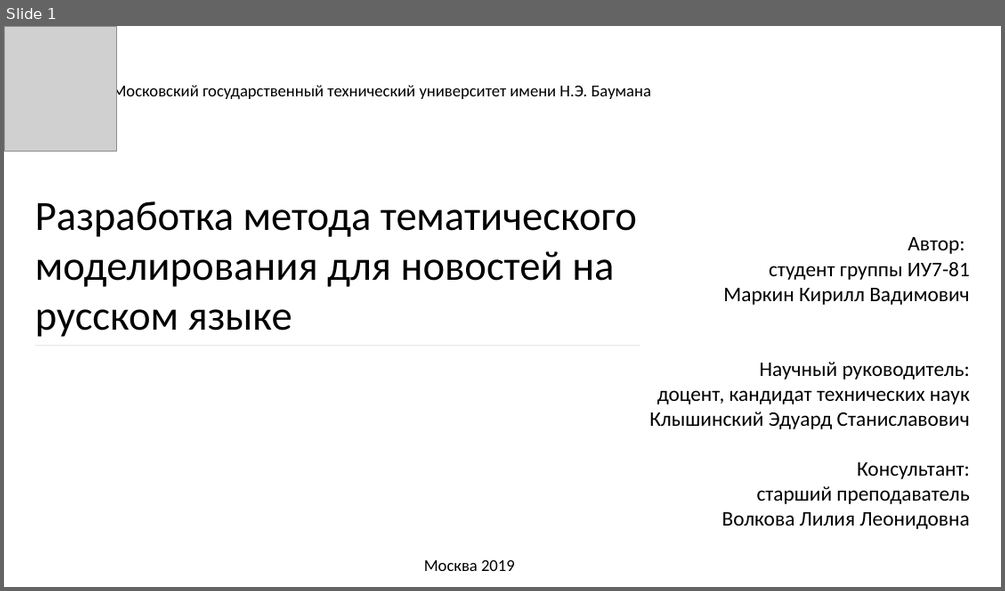
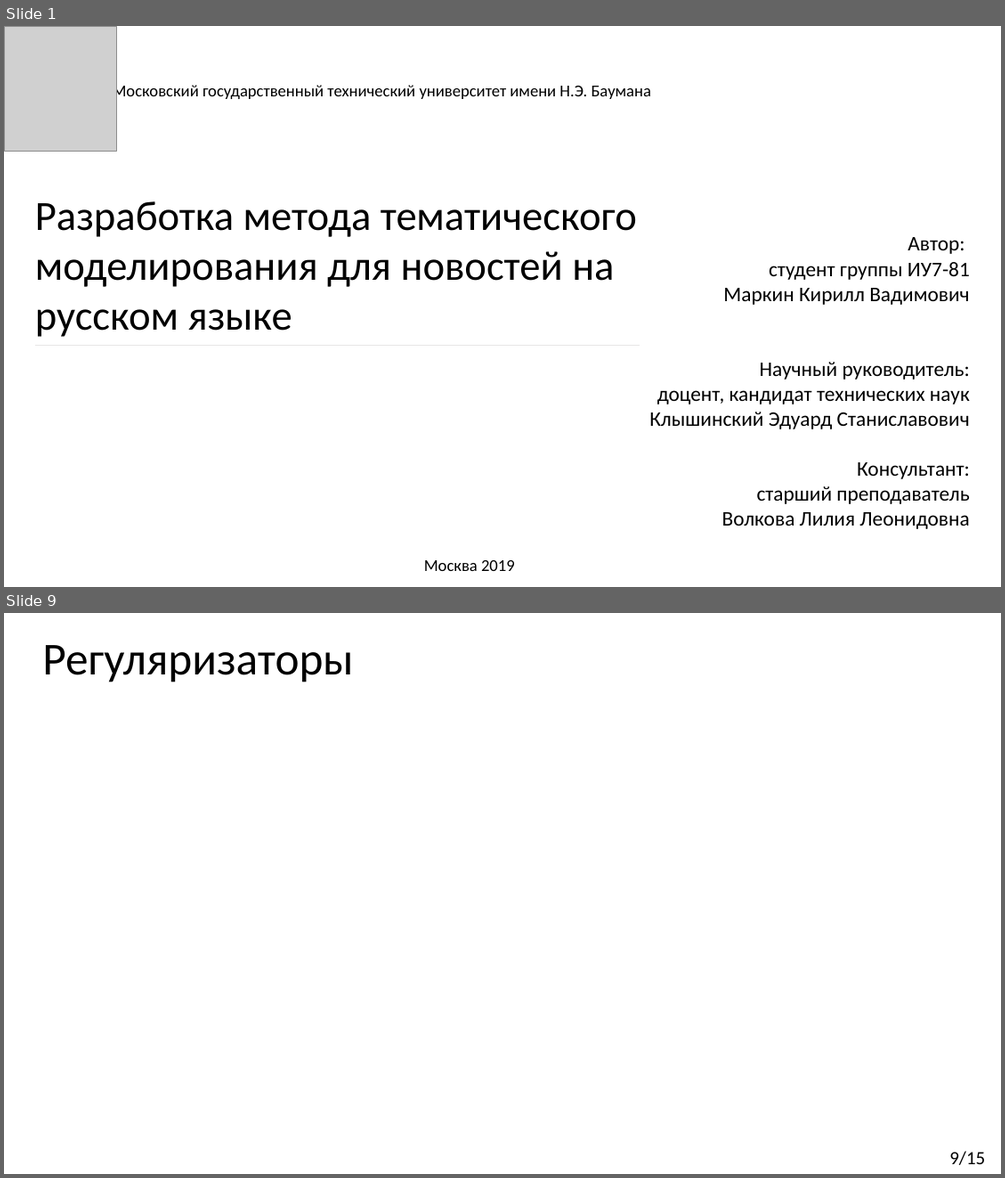
Before and after one commit to Kirmark/bachelor-qualification-work, a slide deck: presentation/presentation.pptx. Shown one above the other, each under a label of ours: slide 1 before the commit, slides 1 and 9 after it; the slides between them are not shown. The pictures are 1005x591 and 1005x1178 pixels, drawn with LibreOffice and Linux fonts; fonts in the diff are those of the drawing; grey boxes stand for pictures. Boxes give left, top, right and bottom in pixels: in the first picture for what was removed or moved away, otherwise in the second. Text is boxed around its words. In the diff, an @@ line names an element or a change of style, - is before the commit and + after.

```diff
--- a/presentation/presentation.pptx
+++ b/presentation/presentation.pptx
@@ slide 9 added at box(4, 613, 1001, 1174), background #FFFFFF @@
@@ text added at box(42, 645, 353, 682), 44 pt, text #000000 @@
+Регуляризаторы
@@ text added at box(949, 1151, 985, 1165), 18 pt, text #000000 @@
+9/15
```
Also in this commit, not shown: 9 slides changed, 3 other slides added, 4 slides removed, 5 other files.
